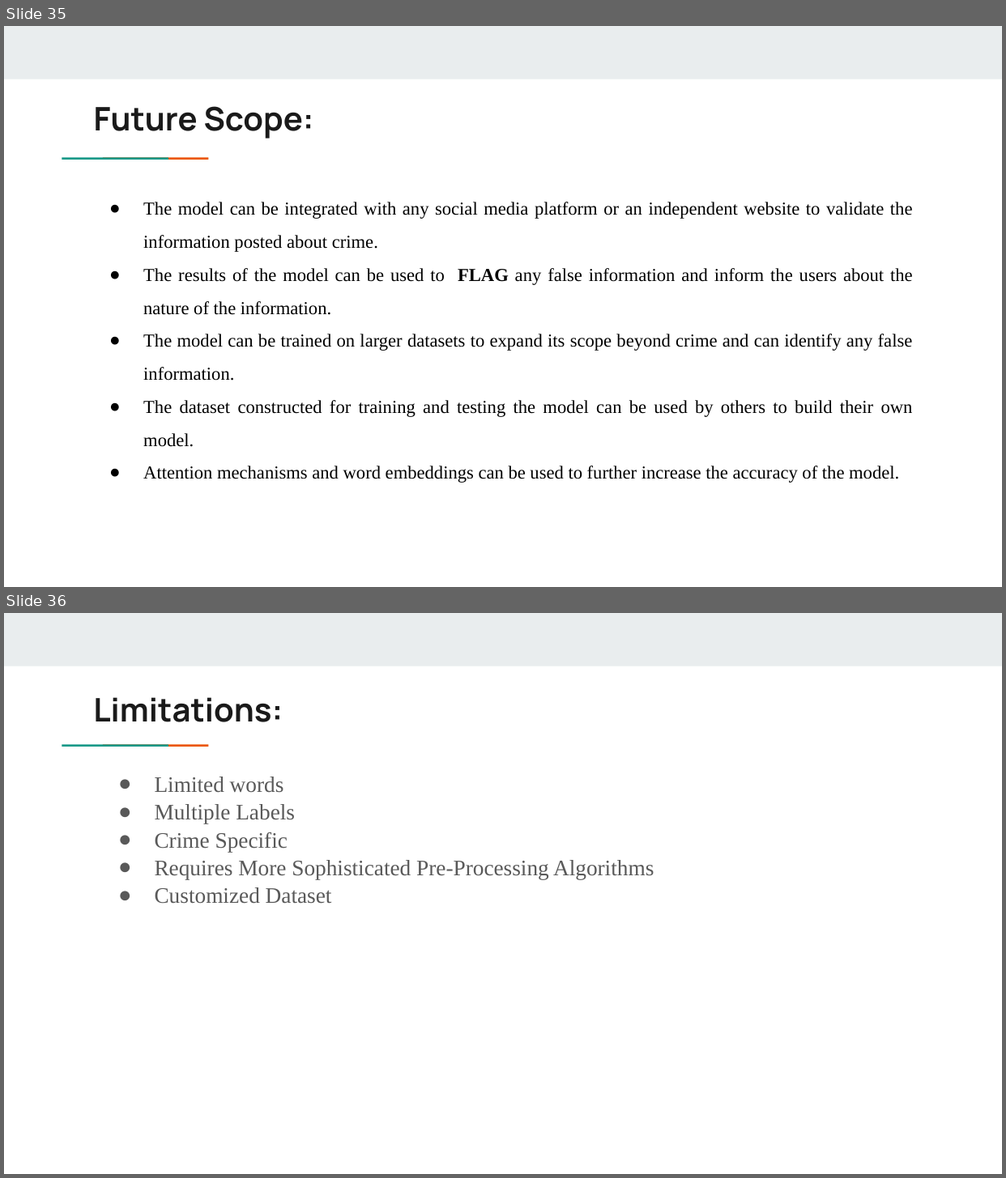
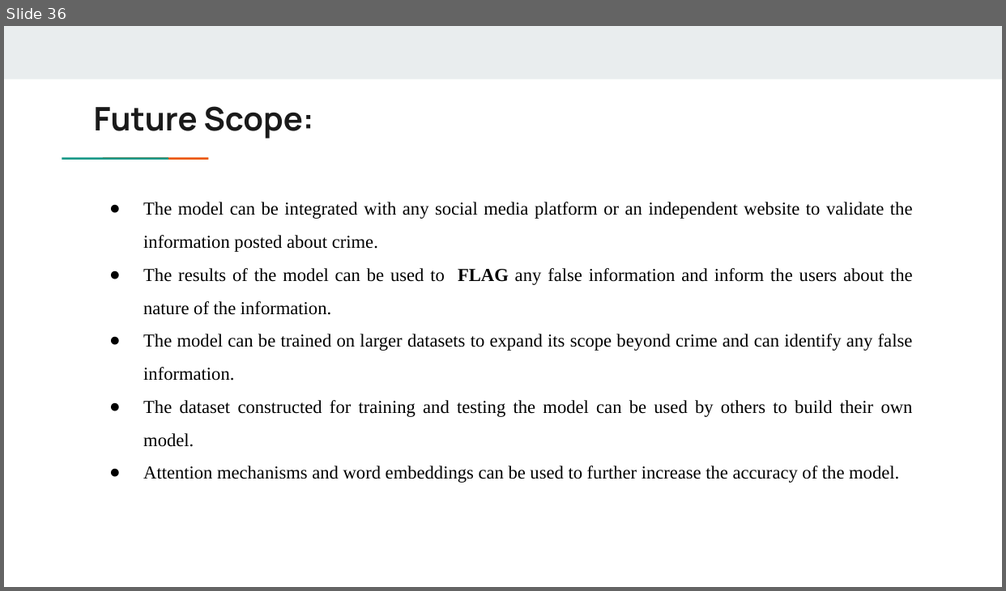
Before and after one commit to haribhumani/capstone_project, a slide deck: Fake_News_Detection_PPT.pptx. Shown one above the other, each under a label of ours: slides 35 and 36 before the commit, slide 36 after it. The pictures are 1006x1178 and 1006x591 pixels, drawn with LibreOffice and Linux fonts; fonts in the diff are those of the drawing. Boxes give left, top, right and bottom in pixels: in the first picture for what was removed or moved away, otherwise in the second. Text is boxed around its words. In the diff, an @@ line names an element or a change of style, - is before the commit and + after.

```diff
--- a/Fake_News_Detection_PPT.pptx
+++ b/Fake_News_Detection_PPT.pptx
@@ slide 36 removed at (4, 613, 1002, 1174), background #FFFFFF; not listed: 3 template elements that a slide beside it also shows @@
@@ title removed at (93, 697, 283, 722) @@
-Limitations:
@@ text removed at (155, 777, 654, 904) @@
-● Limited words
-● Multiple Labels
-● Crime Specific
-● Requires More Sophisticated Pre-Processing Algorithms
-● Customized Dataset
@@ what was slide 35 is now slide 36 @@
```
Also in this commit, not shown: 8 slides changed, 7 slides added, 2 other slides removed, 4 other files.
